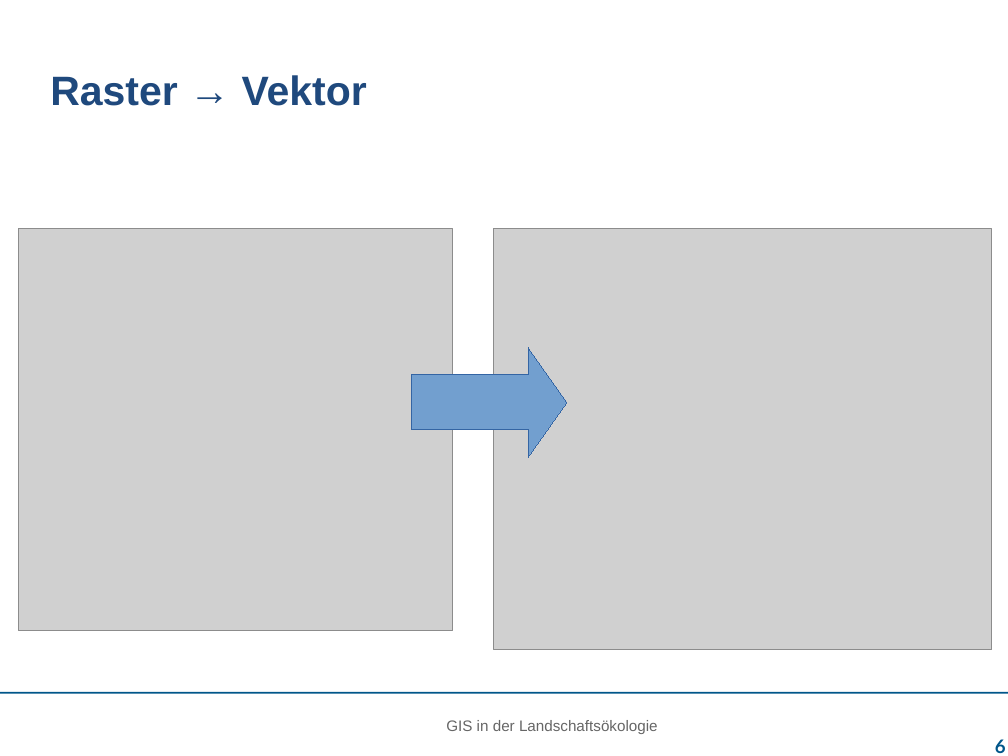
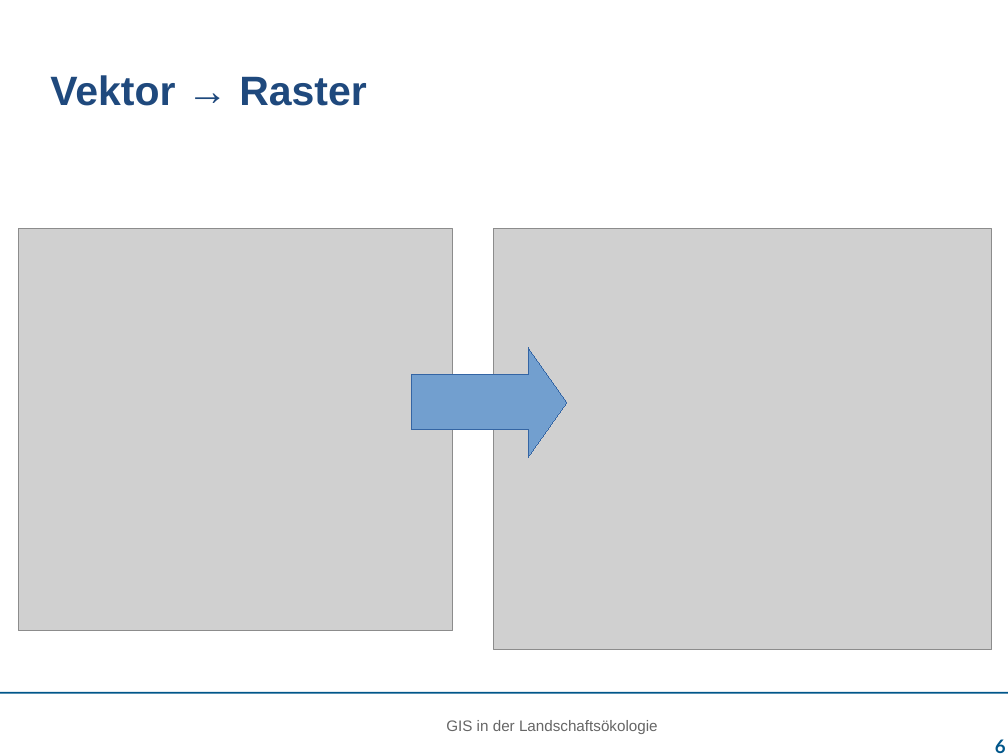
Before and after one commit to LOEK-RS-Class/gis4loek, a slide deck: slide 6 of slides/02c_Raster-Vector_basics.odp. Drawn at 1008x756 pixels with LibreOffice and Linux fonts; fonts in the diff are those of the drawing; grey boxes stand for pictures; background and template pictures are left out. Boxes give left, top, right and bottom in pixels: in the first picture for what was removed or moved away, otherwise in the second. Text is boxed around its words. In the diff, an @@ line names an element or a change of style, - is before the commit and + after.

```diff
--- a/slides/02c_Raster-Vector_basics.odp
+++ b/slides/02c_Raster-Vector_basics.odp
@@ title at (50, 75, 367, 106): text changed @@
-Raster → Vektor
+Vektor → Raster
```
Also in this commit, not shown: 2 other files.
